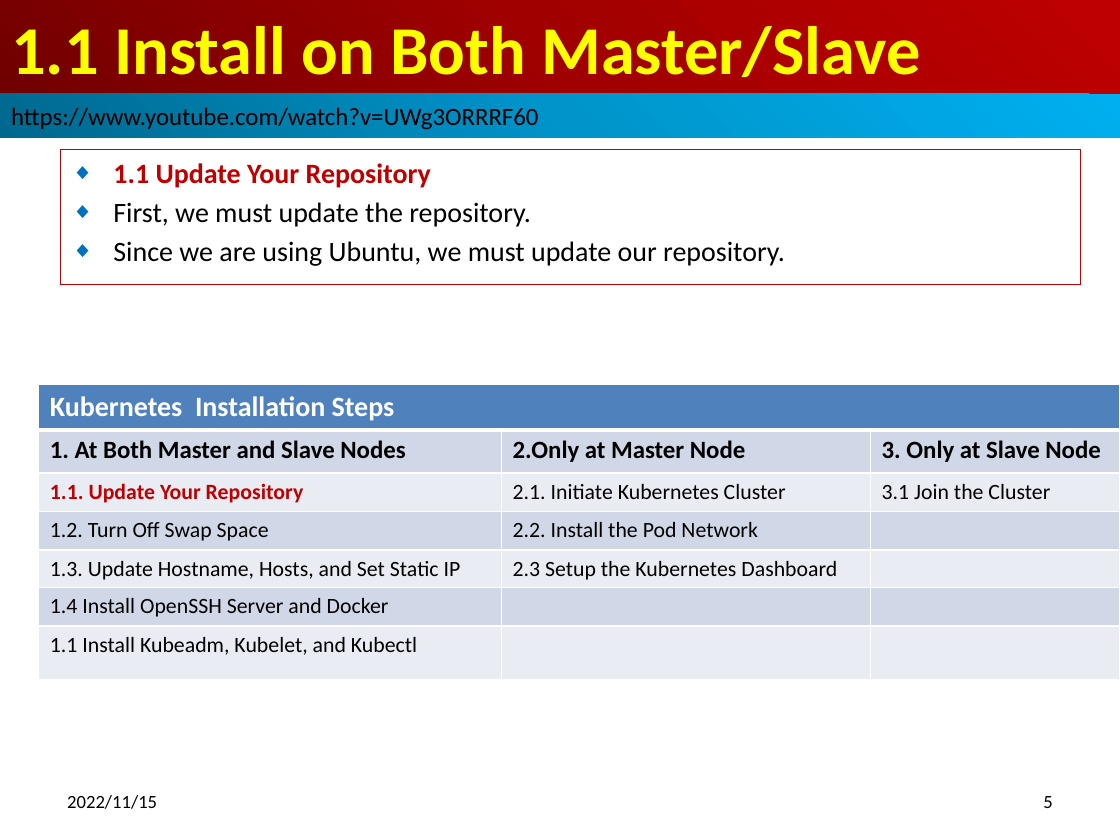
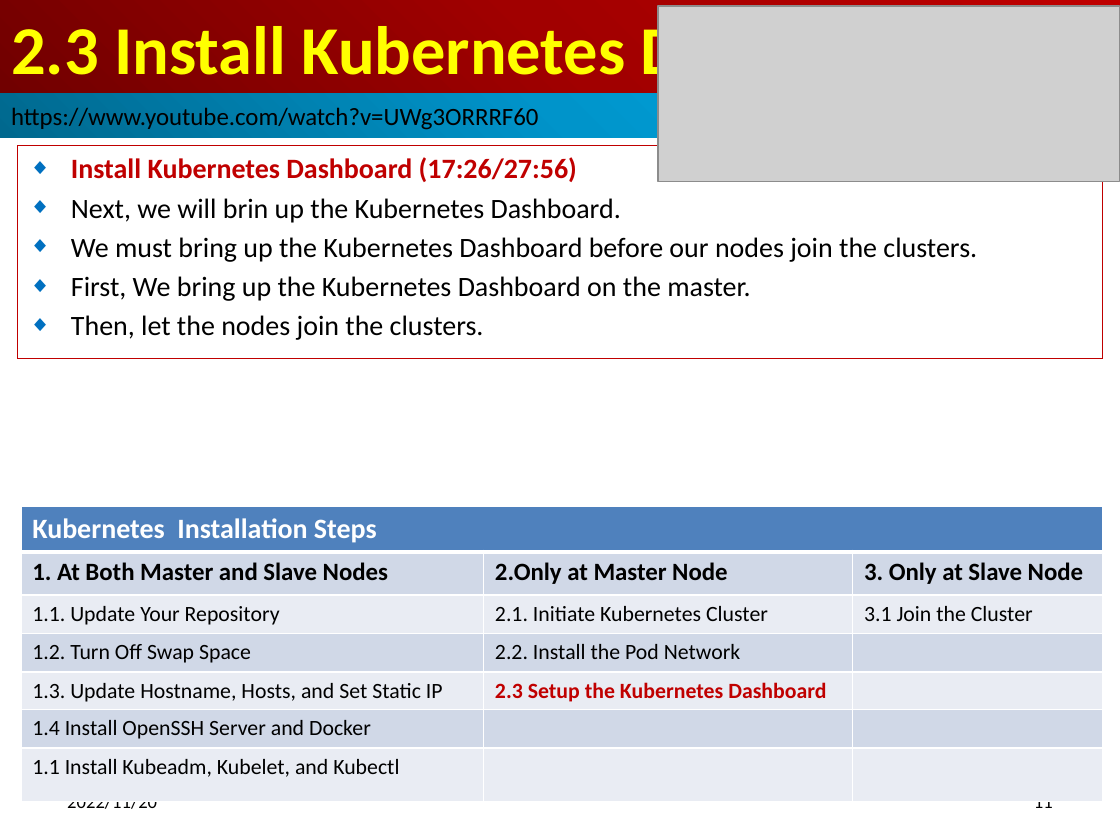
Before and after one commit to peterhchen/900_Kubernetes, a slide deck: slide 11 of 001_02_Config_Master.pptx (slide 5 before the commit). Drawn at 1120x840 pixels with LibreOffice and Linux fonts; fonts in the diff are those of the drawing; grey boxes stand for pictures. Boxes give left, top, right and bottom in pixels: in the first picture for what was removed or moved away, otherwise in the second. Text is boxed around its words. In the diff, an @@ line names an element or a change of style, - is before the commit and + after.

```diff
--- a/001_02_Config_Master.pptx
+++ b/001_02_Config_Master.pptx
@@ title at [11, 17, 949, 90]: text changed @@
-1.1 Install on Both Master/Slave
+2.3 Install Kubernetes Dashboard
@@ picture added at [659, 6, 1120, 180] @@
@@ subtitle "Install Kubernetes Dashboard (17:26/27:56)": place and size @@
-subtitle "Install Kubernetes Dashboard (17:26/27:56)" at [60, 150, 1081, 284]
+subtitle "Install Kubernetes Dashboard (17:26/27:56)" at [18, 146, 1102, 358]
@@ subtitle at [71, 157, 977, 340]: text changed @@
-◆ 1.1 Update Your Repository
-◆ First, we must update the repository.
-◆ Since we are using Ubuntu, we must update our repository.
+◆ Install Kubernetes Dashboard (17:26/27:56)
+◆ Next, we will brin up the Kubernetes Dashboard.
+◆ We must bring up the Kubernetes Dashboard before our nodes join the clusters.
+◆ First, We bring up the Kubernetes Dashboard on the master.
+◆ Then, let the nodes join the clusters.
@@ table at [21, 506, 1103, 801] @@
@@ text colour #C00000 to #000000, bold off in "1.1. Update Your Repository" @@
@@ text colour #000000 to #C00000, bold on in "2.3 Setup the Kubernetes Dashboard" @@
@@ table: place and size @@
-table at [39, 384, 1120, 679]
+table at [21, 506, 1103, 801]
@@ text at [67, 802, 157, 809]: text changed @@
-2022/11/15
+2022/11/20
@@ page number at [1034, 802, 1053, 808]: text changed @@
-5
+11
```
Also in this commit, not shown: 13 other slides changed, 21 slides added, 17 slides removed, 3 other files.
